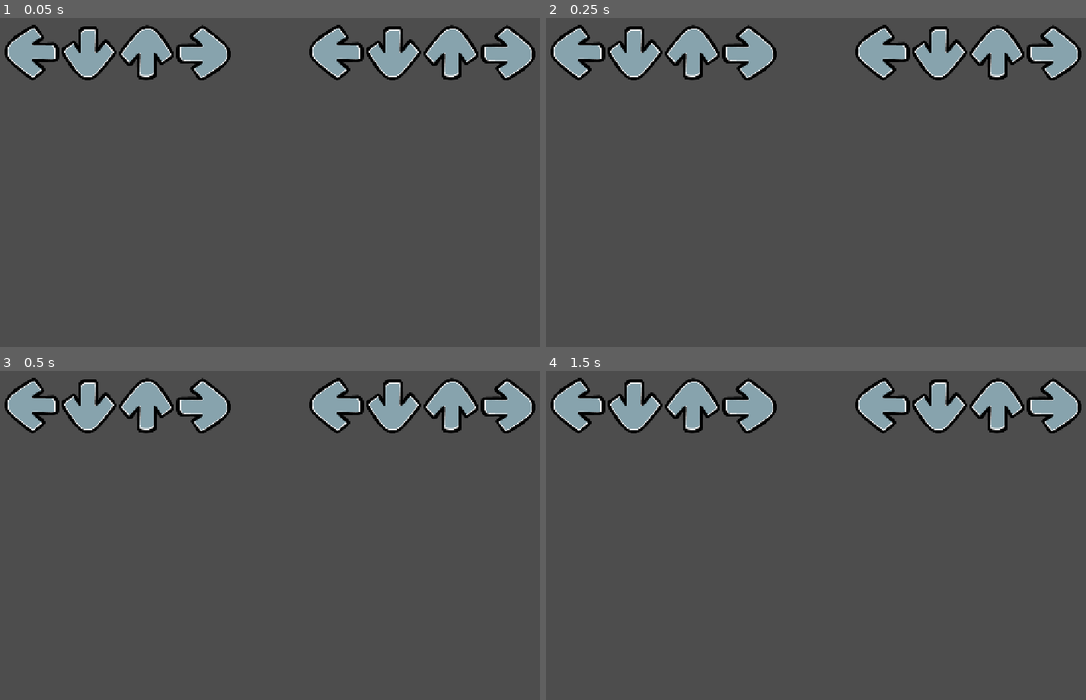
Above: before the commit, frames 1-4 (two rows, left to right).
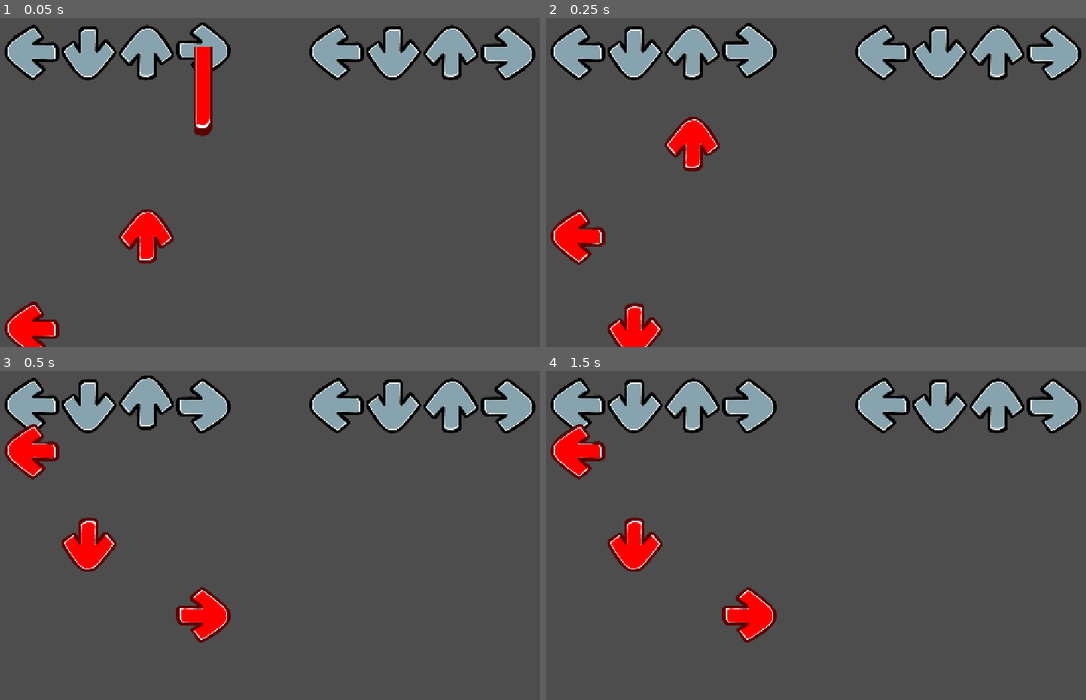
Above: after the commit, the same moments.

Repository: ItsLJcool/LJ-Godot-FNF
Game: Godot game, scene res://debug scene.tscn
The game is run twice, just before and just after one commit, with the same random seed, the same clock (stepped at 60 frames per second) and the same inputs.
Inputs:
- Up to frame 1 (0.05 s): no input
- Up to frame 2 (0.25 s): no input
- Up to frame 3 (0.5 s): no input
- Up to frame 4 (1.5 s): tap Enter at 1.25 s

The runs differ from the first frame. In frame 1, 3.3% of the frame differs, in the area x 0-43%, y 1-100%; in frame 2, 3.4%; in frame 3, 3.6%, in the area x 0-43%, y 1-83%; in frame 4, 3.1%.

Commit message:
fixed an issue

Diff:
--- a/Scenes/Notes/Default Note/note.tscn
+++ b/Scenes/Notes/Default Note/note.tscn
@@ -32,3 +32,4 @@
 [node name="NoteSprite" type="AnimatedSprite2D" parent="."]
 sprite_frames = ExtResource("2_76g2v")
 animation = &"note"
+frame_progress = 1.0
--- a/Scripts/Note/Arrow Component.gd
+++ b/Scripts/Note/Arrow Component.gd
@@ -46,7 +46,7 @@
 	var strumDir = 0;
 	if (direction < array.size()):
 		strumDir = array[direction]
-
+	direction = strumDir;
 	__sprite.rotation_degrees = rotated_direction(strumDir)
 
 var _strumPath:String = "res://Scenes/Notes/%s/arrow.tres";
--- a/Scripts/Note/Note Component.gd
+++ b/Scripts/Note/Note Component.gd
@@ -74,7 +74,7 @@
 
 	var lengthPog = (0.45 * round(strum.scrollSpeed * 100) / 100);
 	var yVal = 0;
-	if position.y < strum.position.y and wasGoodHit:
+	if wasGoodHit:
 		yVal = ((sustainLength + (strumTime - Conductor.song_position)) * lengthPog);
 
 		sustain.position.y = -(position.y - strum.position.y);
@@ -84,8 +84,8 @@
 		sustain.position.y = 0;
 
 	yVal -= _endSize.get_height();
+
 	lastPoint.y = yVal;
-
 	lastPoint.y = max(lastPoint.y, 0)
 
 	sustain.set_point_position(sustain.get_point_count()-1, lastPoint);
--- a/Scripts/StrumLine.gd
+++ b/Scripts/StrumLine.gd
@@ -87,7 +87,6 @@
 
 	# Implementing the funny
 	var idx = notes.size()-1;
-	#print("Size: ", notes.size())
 	while(idx >= 0):
 		var data = notes[idx]
 		var spawnTime = (data.strumTime - Conductor.song_position)
@@ -95,7 +94,6 @@
 			__addNote(data);
 			notes.remove_at(idx)
 		idx -= 1;
-	#for data in notes:
 
 	# Handling Note Movement
 	for strum in _strums:
--- a/debug scene.gd
+++ b/debug scene.gd
@@ -3,7 +3,7 @@
 var temp_filepath:String = "res://Songs/%s/audio/";
 var temp_chartPath:String = "res://Songs/%s/charts/"
 
-var songName_temp:String = "smoke-and-mirrors";
+var songName_temp:String = "hello";
 var temp_diff:String = "hard";
 
 var vocal_player:AudioStreamPlayer = AudioStreamPlayer.new()
@@ -54,9 +54,6 @@
 
 var cpu_note_bounce = [null, null, null, null]
 var player_note_bounce = [null, null, null, null]
-
-var cpu_note_move = [null, null, null, null]
-var player_note_move= [null, null, null, null]
 func onStrumsHit(strumline:StrumLine, strum:StaticArrow, note:Note):
 	var strumsinGame = get_strumlines();
 
--- a/debug scene.tscn
+++ b/debug scene.tscn
@@ -11,4 +11,3 @@
 
 [node name="PlayerStrums" parent="." instance=ExtResource("2_h6dgm")]
 position = Vector2(960, 100)
-isPlayer = true
